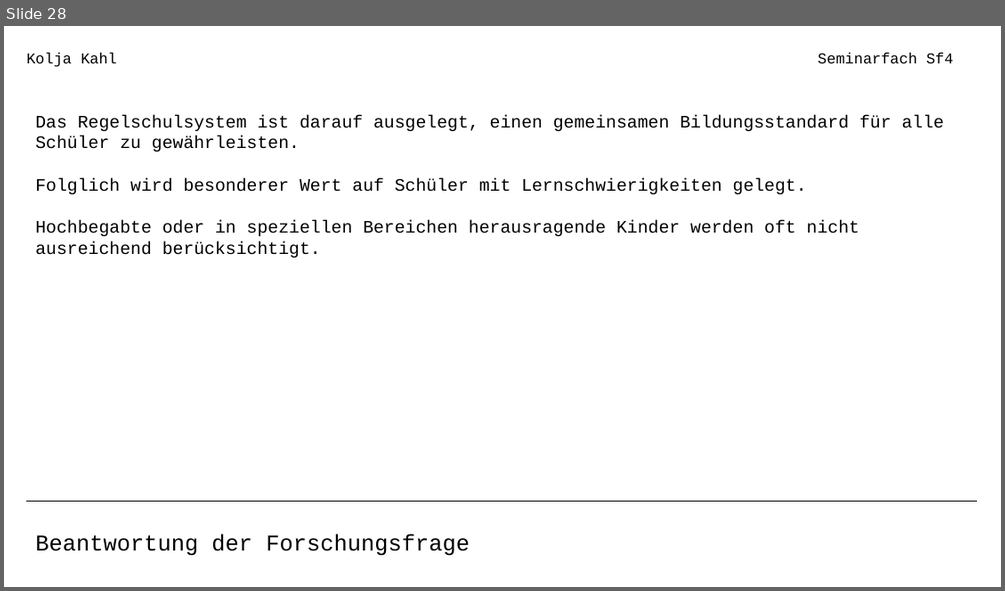
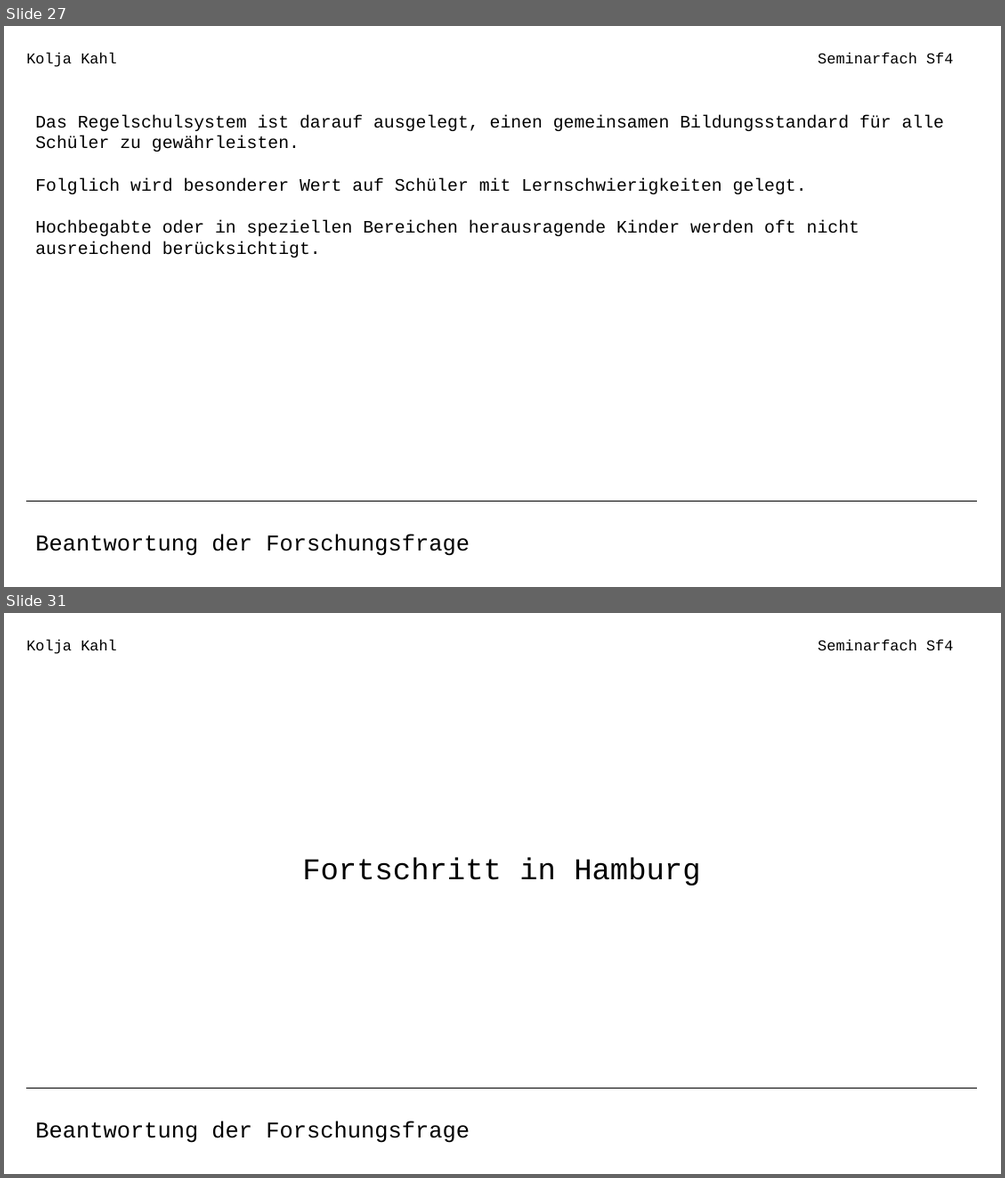
Before and after one commit to coasterkolja/obsidian-vault, a slide deck: 900 Assets/Seminarfach Präsentation.odp. Shown one above the other, each under a label of ours: slide 28 before the commit, slides 27 and 31 after it; the slides between them are not shown. The pictures are 1005x591 and 1005x1178 pixels, drawn with LibreOffice and Linux fonts; fonts in the diff are those of the drawing. Boxes give left, top, right and bottom in pixels: in the first picture for what was removed or moved away, otherwise in the second. Text is boxed around its words. In the diff, an @@ line names an element or a change of style, - is before the commit and + after.

```diff
--- a/900 Assets/Seminarfach Präsentation.odp
+++ b/900 Assets/Seminarfach Präsentation.odp
@@ slide 31 added at box(4, 613, 1001, 1174), background #FFFFFF @@
@@ text added at box(26, 639, 117, 654), 12 pt, text #000000 @@
+Kolja Kahl
@@ text added at box(817, 639, 953, 650), 12 pt, text #000000 @@
+Seminarfach Sf4
@@ text added at box(302, 857, 700, 885), 24 pt, text #000000 @@
+Fortschritt in Hamburg
@@ line added from (26, 1088) to (977, 1088), #000000 0 pt @@
@@ text added at box(35, 1120, 469, 1143), 18 pt, text #000000 @@
+Beantwortung der Forschungsfrage
@@ what was slide 28 is now slide 27 @@
```
Also in this commit, not shown: 7 slides changed, 12 other slides added, 1 slide removed, 2 other files.
